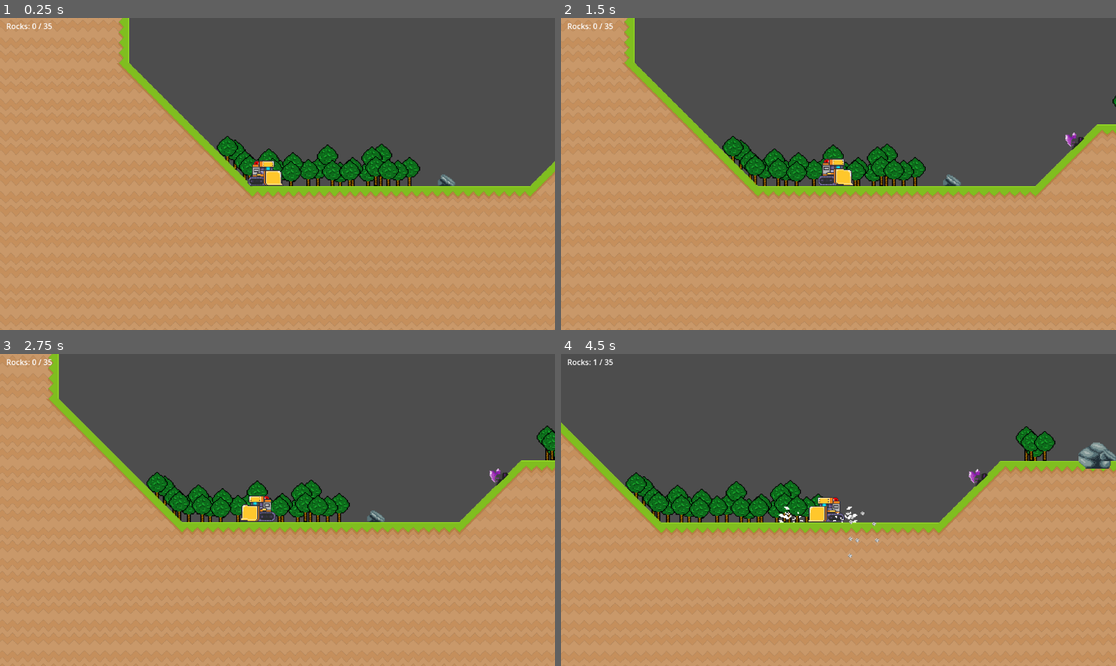
Above: before the commit, frames 1-4 (two rows, left to right).
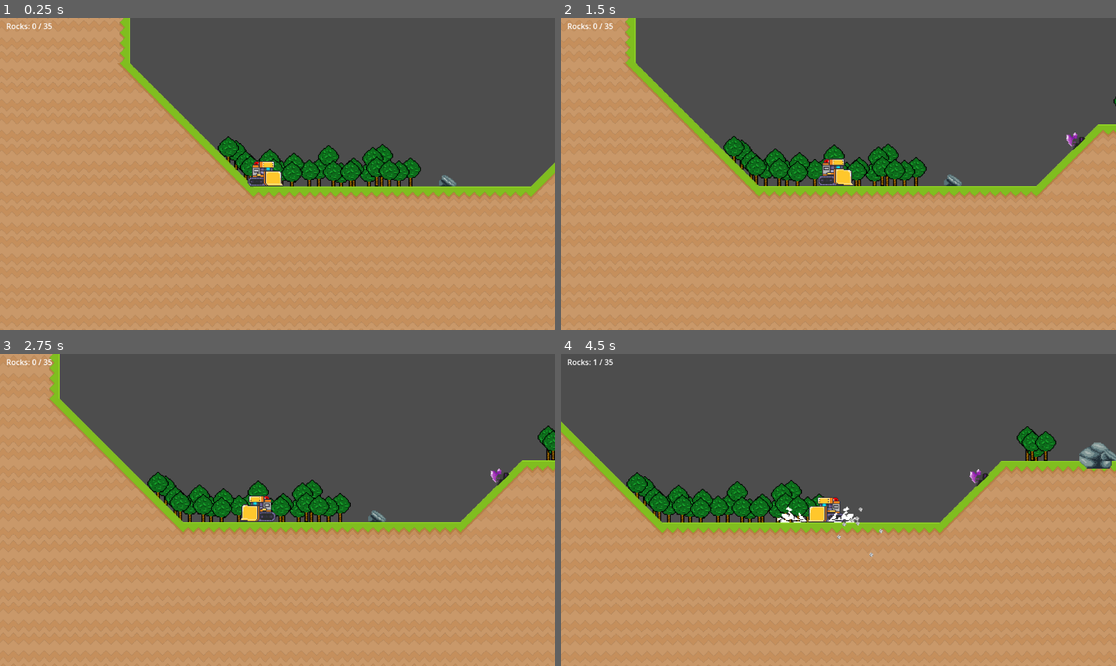
Above: after the commit, the same moments.

Repository: neldridge/kiddozer
Game: Godot game, scene res://levels/GameLevel1.tscn
Two runs of this game, one before a commit and one after it. Both use one fixed random seed, a clock stepped at 60 frames per second and the inputs below.
Inputs:
- Up to frame 1 (0.25 s): no input
- Up to frame 2 (1.5 s): tap Enter (ui_accept) at 0.5, 0.77 s; hold Right (ui_right) from 0.53 s (still down)
- Up to frame 3 (2.75 s): tap Enter (ui_accept) at 1.52 s; release Right (ui_right) at 2.03 s; hold Left (ui_left) from 2.03 s (still down)
- Up to frame 4 (4.5 s): release Left (ui_left) at 2.78 s; hold Right (ui_right) 2.78-4.28 s; tap Enter (ui_accept) at 3.02, 3.77 s; hold Left (ui_left) from 4.28 s (still down)

The runs differ from the first frame. In frame 1, 2.4% of the frame differs, in the area x 0-100%, y 0-100%; in frame 2, 2.2%; in frame 3, 2.3%; in frame 4, 2.8%, in the area x 0-100%, y 21-100%.

Commit message:
Adding rubble truck

Diff:
--- /dev/null
+++ b/dozer/rubbledozer.tscn
@@ -0,0 +1,236 @@
+[gd_scene load_steps=33 format=3 uid="uid://dq1w8hh3c8nw3"]
+
+[ext_resource type="Script" uid="uid://cqbb3ongekr4h" path="res://dozer/dozer.gd" id="1_qe0wl"]
+[ext_resource type="Texture2D" uid="uid://coiml5rdhdha6" path="res://dozer/sprites/Attack.png" id="2_kpo34"]
+[ext_resource type="Texture2D" uid="uid://crqvhks28ytrl" path="res://dozer/sprites/Death.png" id="3_0dsod"]
+[ext_resource type="AudioStream" uid="uid://15lrx8d02qml" path="res://dozer/sounds/bulldozer_idle.mp3" id="3_53llr"]
+[ext_resource type="AudioStream" uid="uid://ckglk4r6yea6a" path="res://dozer/sounds/bulldozer_moving.mp3" id="4_2ggiw"]
+[ext_resource type="Texture2D" uid="uid://wetbyxy5l6gq" path="res://dozer/sprites/Hit.png" id="4_3qq7t"]
+[ext_resource type="Texture2D" uid="uid://e5c511glgkln" path="res://dozer/rubble_truck.png" id="5_fy6x6"]
+[ext_resource type="Texture2D" uid="uid://8qrxgc33oc2h" path="res://dozer/sprites/Parry.png" id="6_olsbn"]
+
+[sub_resource type="AtlasTexture" id="AtlasTexture_03uln"]
+atlas = ExtResource("2_kpo34")
+region = Rect2(0, 0, 112, 80)
+
+[sub_resource type="AtlasTexture" id="AtlasTexture_xj5qb"]
+atlas = ExtResource("2_kpo34")
+region = Rect2(112, 0, 112, 80)
+
+[sub_resource type="AtlasTexture" id="AtlasTexture_r15cf"]
+atlas = ExtResource("2_kpo34")
+region = Rect2(224, 0, 112, 80)
+
+[sub_resource type="AtlasTexture" id="AtlasTexture_ag717"]
+atlas = ExtResource("2_kpo34")
+region = Rect2(336, 0, 112, 80)
+
+[sub_resource type="AtlasTexture" id="AtlasTexture_jin6b"]
+atlas = ExtResource("2_kpo34")
+region = Rect2(448, 0, 112, 80)
+
+[sub_resource type="AtlasTexture" id="AtlasTexture_rss15"]
+atlas = ExtResource("2_kpo34")
+region = Rect2(560, 0, 112, 80)
+
+[sub_resource type="AtlasTexture" id="AtlasTexture_m76yo"]
+atlas = ExtResource("2_kpo34")
+region = Rect2(672, 0, 112, 80)
+
+[sub_resource type="AtlasTexture" id="AtlasTexture_dejpx"]
+atlas = ExtResource("2_kpo34")
+region = Rect2(784, 0, 112, 80)
+
+[sub_resource type="AtlasTexture" id="AtlasTexture_rpk7b"]
+atlas = ExtResource("2_kpo34")
+region = Rect2(896, 0, 112, 80)
+
+[sub_resource type="AtlasTexture" id="AtlasTexture_p1h7o"]
+atlas = ExtResource("2_kpo34")
+region = Rect2(1008, 0, 112, 80)
+
+[sub_resource type="AtlasTexture" id="AtlasTexture_vky2t"]
+atlas = ExtResource("2_kpo34")
+region = Rect2(1120, 0, 112, 80)
+
+[sub_resource type="AtlasTexture" id="AtlasTexture_n5k4n"]
+atlas = ExtResource("3_0dsod")
+region = Rect2(0, 0, 112, 80)
+
+[sub_resource type="AtlasTexture" id="AtlasTexture_1gl0k"]
+atlas = ExtResource("3_0dsod")
+region = Rect2(112, 0, 112, 80)
+
+[sub_resource type="AtlasTexture" id="AtlasTexture_vpj3v"]
+atlas = ExtResource("4_3qq7t")
+region = Rect2(0, 0, 112, 80)
+
+[sub_resource type="AtlasTexture" id="AtlasTexture_h0mry"]
+atlas = ExtResource("4_3qq7t")
+region = Rect2(112, 0, 112, 80)
+
+[sub_resource type="AtlasTexture" id="AtlasTexture_gr6mr"]
+atlas = ExtResource("4_3qq7t")
+region = Rect2(224, 0, 112, 80)
+
+[sub_resource type="AtlasTexture" id="AtlasTexture_mliux"]
+atlas = ExtResource("5_fy6x6")
+region = Rect2(0, 0, 128, 128)
+
+[sub_resource type="AtlasTexture" id="AtlasTexture_00gv6"]
+atlas = ExtResource("6_olsbn")
+region = Rect2(0, 0, 112, 80)
+
+[sub_resource type="AtlasTexture" id="AtlasTexture_g4n1q"]
+atlas = ExtResource("6_olsbn")
+region = Rect2(112, 0, 112, 80)
+
+[sub_resource type="AtlasTexture" id="AtlasTexture_5f5y7"]
+atlas = ExtResource("6_olsbn")
+region = Rect2(224, 0, 112, 80)
+
+[sub_resource type="AtlasTexture" id="AtlasTexture_fuiq7"]
+atlas = ExtResource("6_olsbn")
+region = Rect2(336, 0, 112, 80)
+
+[sub_resource type="AtlasTexture" id="AtlasTexture_kuoyf"]
+atlas = ExtResource("5_fy6x6")
+region = Rect2(0, 0, 128, 128)
+
+[sub_resource type="SpriteFrames" id="SpriteFrames_a6j0l"]
+animations = [{
+"frames": [{
+"duration": 1.0,
+"texture": SubResource("AtlasTexture_03uln")
+}, {
+"duration": 1.0,
+"texture": SubResource("AtlasTexture_xj5qb")
+}, {
+"duration": 1.0,
+"texture": SubResource("AtlasTexture_r15cf")
+}, {
+"duration": 1.0,
+"texture": SubResource("AtlasTexture_ag717")
+}, {
+"duration": 1.0,
+"texture": SubResource("AtlasTexture_jin6b")
+}, {
+"duration": 1.0,
+"texture": SubResource("AtlasTexture_rss15")
+}, {
+"duration": 1.0,
+"texture": SubResource("AtlasTexture_m76yo")
+}, {
+"duration": 1.0,
+"texture": SubResource("AtlasTexture_dejpx")
+}, {
+"duration": 1.0,
+"texture": SubResource("AtlasTexture_rpk7b")
+}, {
+"duration": 1.0,
+"texture": SubResource("AtlasTexture_p1h7o")
+}, {
+"duration": 1.0,
+"texture": SubResource("AtlasTexture_vky2t")
+}],
+"loop": false,
+"name": &"attack",
+"speed": 30.0
+}, {
+"frames": [{
+"duration": 1.0,
+"texture": SubResource("AtlasTexture_n5k4n")
+}, {
+"duration": 1.0,
+"texture": SubResource("AtlasTexture_1gl0k")
+}],
+"loop": false,
+"name": &"death",
+"speed": 15.0
+}, {
+"frames": [{
+"duration": 1.0,
+"texture": SubResource("AtlasTexture_vpj3v")
+}, {
+"duration": 1.0,
+"texture": SubResource("AtlasTexture_h0mry")
+}, {
+"duration": 1.0,
+"texture": SubResource("AtlasTexture_gr6mr")
+}],
+"loop": false,
+"name": &"hit",
+"speed": 15.0
+}, {
+"frames": [{
+"duration": 1.0,
+"texture": SubResource("AtlasTexture_mliux")
+}],
+"loop": true,
+"name": &"idle",
+"speed": 15.0
+}, {
+"frames": [{
+"duration": 1.0,
+"texture": SubResource("AtlasTexture_00gv6")
+}, {
+"duration": 1.0,
+"texture": SubResource("AtlasTexture_g4n1q")
+}, {
+"duration": 1.0,
+"texture": SubResource("AtlasTexture_5f5y7")
+}, {
+"duration": 1.0,
+"texture": SubResource("AtlasTexture_fuiq7")
+}],
+"loop": false,
+"name": &"parry",
+"speed": 15.0
+}, {
+"frames": [{
+"duration": 1.0,
+"texture": SubResource("AtlasTexture_kuoyf")
+}],
+"loop": true,
+"name": &"walk",
+"speed": 15.0
+}]
+
+[sub_resource type="RectangleShape2D" id="RectangleShape2D_f2yte"]
+size = Vector2(24, 16)
+
+[node name="Dozer" type="CharacterBody2D" groups=["damager"]]
+z_index = 1000
+collision_layer = 2
+script = ExtResource("1_qe0wl")
+
+[node name="VisualPivot" type="Node2D" parent="."]
+position = Vector2(-2, 0)
+
+[node name="AnimatedSprite2D" type="AnimatedSprite2D" parent="VisualPivot"]
+position = Vector2(-10, -54)
+sprite_frames = SubResource("SpriteFrames_a6j0l")
+animation = &"walk"
+autoplay = "idle"
+flip_h = true
+
+[node name="CollisionShape2D" type="CollisionShape2D" parent="."]
+position = Vector2(-12, -8)
+shape = SubResource("RectangleShape2D_f2yte")
+
+[node name="IdleSound" type="AudioStreamPlayer2D" parent="."]
+position = Vector2(-7.00002, 2.42856)
+stream = ExtResource("3_53llr")
+
+[node name="MovingSound" type="AudioStreamPlayer2D" parent="."]
+position = Vector2(-7.00002, 1.42856)
+stream = ExtResource("4_2ggiw")
+
+[node name="Camera2D" type="Camera2D" parent="."]
+position = Vector2(-7.00002, -11.5714)
+zoom = Vector2(2, 2)
+position_smoothing_enabled = true
+
+[node name="FloorRay" type="RayCast2D" parent="."]
+position = Vector2(-11, 0)
+target_position = Vector2(0, 24)
--- a/levels/GameLevel1.tscn
+++ b/levels/GameLevel1.tscn
@@ -35,10 +35,7 @@
 
 [node name="LevelTiles" parent="." instance=ExtResource("1_oavfn")]
 position = Vector2(1.19209e-07, 1.19209e-07)
-tile_map_data = PackedByteArray("AAAAAAAAAAACAAAAAAABAAAAAAA …(40751 unchanged characters)… AFAAMAAAD1//7/AAAFAAMAAAD1////AAAFAAMAAADz//X/AAAAAAEAAAA=")
-
-[node name="Dozer" parent="." instance=ExtResource("2_1kmda")]
-position = Vector2(33, -2)
+tile_map_data = PackedByteArray("AAAAAAAAAAACAAAAAAABAAAAAAA …(40751 unchanged characters)… AFAAMAAAD1//7/AAAFAAMAAAD1////AAAFAAMAAAA=")
 
 [node name="Rocks" type="Node" parent="."]
 
@@ -269,3 +266,6 @@
 
 [node name="TreeTrunk" parent="Farm1" instance=ExtResource("26_y6kot")]
 position = Vector2(379, -61)
+
+[node name="Dozer" parent="." instance=ExtResource("2_1kmda")]
+position = Vector2(32, -3)
Binary file added: dozer/rubble_truck.aseprite
Binary file added: dozer/rubble_truck.png
Not shown, added: dozer/rubble_truck.png.import
Binary file added: dozer/rubble_truck_original.aseprite
Binary file added: dozer/rubble_truck_shaded.aseprite
